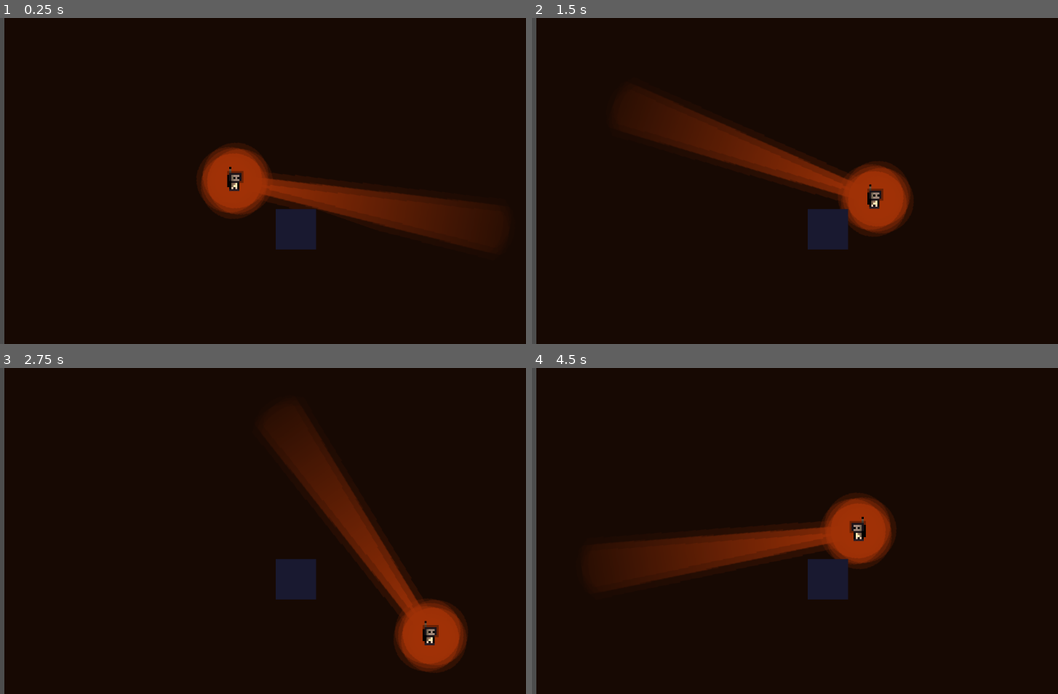
Above: before the commit, frames 1-4 (two rows, left to right).
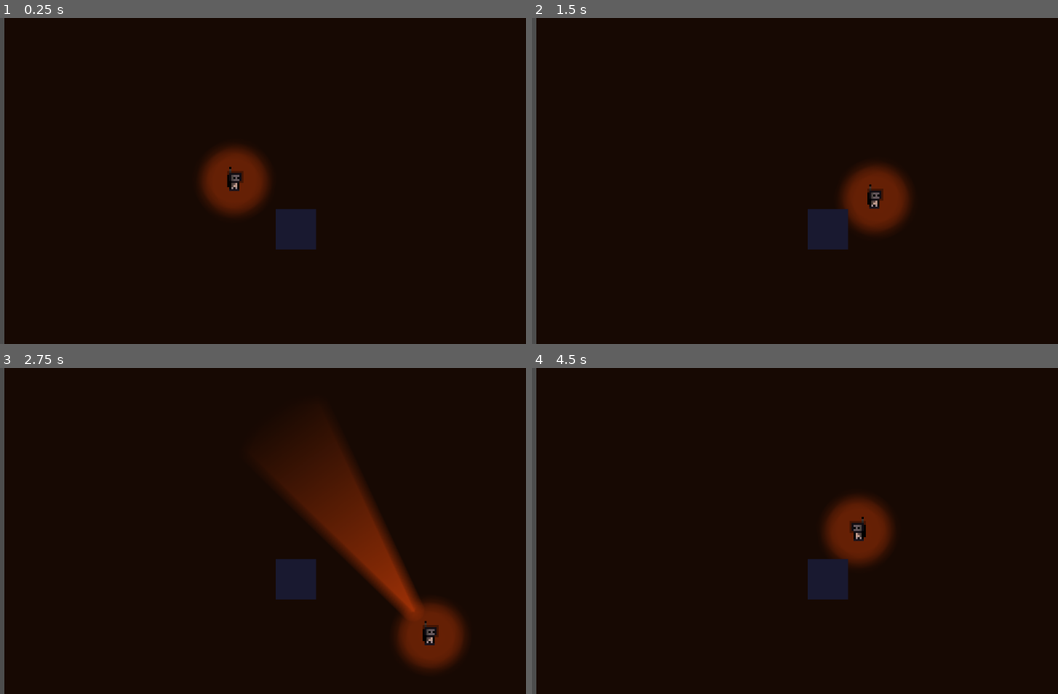
Above: after the commit, the same moments.

Repository: DonatoClemente/haphazard
Game: Godot game, scene res://Scenes/trey's_TEST_scene.tscn
The game is run twice, just before and just after one commit, with the same random seed, the same clock (stepped at 60 frames per second) and the same inputs. The engine's default icon, where the game draws it, is replaced by a stand-in: a white triangle on a blue panel in a dark square.
Inputs (mouse positions are in pixels of both pictures, inside the frame that each line leads up to):
- Up to frame 1 (0.25 s): no input
- Up to frame 2 (1.5 s): move the mouse to (894, 164) at 0.52 s; hold D (move_right) 0.53-1.28 s; click (894, 164) at 0.6 s; move the mouse to (652, 197) at 1.27 s; hold S (move_down) from 1.28 s (still down); click (652, 197) at 1.35 s
- Up to frame 3 (2.75 s): move the mouse to (294, 459) at 2.02 s; release S (move_down) at 2.03 s; hold D (move_right) from 2.03 s (still down); click (294, 459) at 2.1 s
- Up to frame 4 (4.5 s): move the mouse to (737, 596) at 2.77 s; release D (move_right) at 2.78 s; hold W (move_up) 2.78-3.53 s; click (737, 596) at 2.85 s; move the mouse to (942, 579) at 3.52 s; hold A (move_left) from 3.53 s (still down); click (942, 579) at 3.6 s; move the mouse to (595, 482) at 4.27 s; click (595, 482) at 4.35 s

The runs differ from the first frame. In frame 1, 6.4% of the frame differs, in the area x 38-95%, y 39-71%; in frame 2, 6.3%; in frame 3, 4.5%; in frame 4, 6.3%.

Commit message:
badass flashlight

Diff:
--- a/Scenes/trey's_TEST_scene.tscn
+++ b/Scenes/trey's_TEST_scene.tscn
@@ -1,7 +1,7 @@
 [gd_scene load_steps=17 format=3 uid="uid://dcsu4u7pqp7mi"]
 
 [ext_resource type="Texture2D" uid="uid://cpnahkg4p508e" path="res://Assets/Art/Player/Test_Player.png" id="1_2y7xu"]
-[ext_resource type="Script" path="res://Scripts/Player Scripts/player_movement_TEST.gd" id="1_o6pcy"]
+[ext_resource type="Script" path="res://Scripts/Player Scripts/player.gd" id="1_o6pcy"]
 [ext_resource type="Texture2D" uid="uid://uqaswo5mfpvd" path="res://Assets/Art/player_light_cone.png" id="3_q6is5"]
 [ext_resource type="Texture2D" uid="uid://d1qdqx8rqa53c" path="res://icon.svg" id="3_suqb7"]
 [ext_resource type="Script" path="res://Scripts/Player Scripts/FlashLight.gd" id="4_jd0km"]
@@ -82,7 +82,7 @@
 position = Vector2(0, 1)
 shape = SubResource("CircleShape2D_0k7rh")
 
-[node name="PointLight2D" type="PointLight2D" parent="Player"]
+[node name="Flashlight" type="PointLight2D" parent="Player"]
 light_mask = 2
 visibility_layer = 2
 rotation = 6.28319
--- a/Scripts/Player Scripts/FlashLight.gd
+++ b/Scripts/Player Scripts/FlashLight.gd
@@ -1,9 +1,22 @@
 extends PointLight2D
 
 var rotation_speed = 8.0  # Adjust to control the smoothness
+
+var flashlight_texture = preload("res://Assets/Art/player_light_cone.png")
+var default_texture = preload("res://Assets/Art/player_base_light.png")
+
+# Start off with no flashlight on
+func _ready() -> void:
+	texture = default_texture
 
 func _process(delta):
 	var player = get_tree().get_nodes_in_group("Player")[0]
 	var target_rotation = (get_global_mouse_position() - player.position).angle() - PI*.5
 	#look_at(get_global_mouse_position())
 	rotation = lerp_angle(rotation, target_rotation, delta * rotation_speed)
+
+func flashlight_on():
+	texture = flashlight_texture
+
+func flashlight_off():
+	texture = default_texture
--- /dev/null
+++ b/Scripts/Player Scripts/player.gd
@@ -0,0 +1,103 @@
+extends CharacterBody2D
+
+@export var speed: float = 69.0  # Maximum movement speed
+@export var acceleration: float = 600.0  # How fast the player accelerates
+@export var friction: float = 520.0  # How fast the player decelerates
+
+@onready var anim = $AnimatedSprite2D  # Reference to AnimatedSprite2D
+@onready var flashlight = $Flashlight # Reference to flashlight
+
+@export var flashlight_toggle: bool = false
+
+# Battery properties
+var max_charge: int = 2200  # Maximum battery charge
+var current_charge: int = 2200  # Current battery charge
+var is_draining: bool = false  # Whether the battery is being used
+
+func _physics_process(delta):
+	var input_vector = Vector2.ZERO
+
+	# Get input from WASD keys
+	if Input.is_action_pressed("move_up"):
+		input_vector.y -= 1
+	if Input.is_action_pressed("move_down"):
+		input_vector.y += 1
+	if Input.is_action_pressed("move_left"):
+		input_vector.x -= 1
+	if Input.is_action_pressed("move_right"):
+		input_vector.x += 1
+
+	# Normalize input vector to prevent faster diagonal movement
+	input_vector = input_vector.normalized()
+
+	# Apply acceleration if there's input, otherwise apply friction
+	if input_vector != Vector2.ZERO:
+		velocity = velocity.move_toward(input_vector * speed, acceleration * delta)
+	else:
+		velocity = velocity.move_toward(Vector2.ZERO, friction * delta)
+
+	# Move the character
+	move_and_slide()
+	handle_flashlight(delta)
+
+
+func _process(delta: float) -> void:
+	handle_animation()
+
+
+
+func handle_animation():
+	if velocity.length() > 0:
+		if abs(velocity.x) > abs(velocity.y):  # Moving left/right
+			anim.play("side")
+			anim.flip_h = velocity.x < 0  # Flip for left movement
+		elif velocity.y > 0:  # Moving down
+			anim.play("down")
+		else:  # Moving up
+			anim.play("up")
+	else:
+		anim.stop()  # Stops animation when idle
+
+func handle_flashlight(delta):
+	if current_charge <= 0 and flashlight_toggle:
+		flashlight.flashlight_off()
+		flashlight_toggle = false
+		set_active(false)
+
+	if current_charge <= 0:
+		pass
+
+
+	if flashlight_toggle:
+		drain_battery(delta)
+
+
+
+	if current_charge > 0 and Input.is_action_just_pressed("flashlight_toggle") and !flashlight_toggle:
+		flashlight.flashlight_on()
+		flashlight_toggle = true
+		set_active(true)
+
+	elif Input.is_action_just_pressed("flashlight_toggle") and flashlight_toggle:
+		flashlight.flashlight_off()
+		flashlight_toggle = false
+		set_active(false)
+
+# Function to drain battery gradually
+func drain_battery(delta):
+	current_charge -= delta
+	print("draining " , delta)
+	current_charge = max(current_charge, 0)  # Ensure it doesn't go below 0
+	if current_charge <= 0:
+		flashlight.flashlight_off()
+		flashlight_toggle = false
+		set_active(false)
+
+# Function to recharge the battery (if needed)
+func recharge(amount: int):
+	current_charge += amount
+	current_charge = min(current_charge, max_charge)  # Ensure it doesn't exceed max charge
+
+# Function to toggle battery usage
+func set_active(state: bool):
+	is_draining = state
--- a/Scripts/Player Scripts/player_movement_TEST.gd
+++ /dev/null
@@ -1,47 +0,0 @@
-extends CharacterBody2D
-
-@export var speed: float = 69.0  # Maximum movement speed
-@export var acceleration: float = 600.0  # How fast the player accelerates
-@export var friction: float = 520.0  # How fast the player decelerates
-
-@onready var anim = $AnimatedSprite2D  # Reference to AnimatedSprite2D
-
-func _physics_process(delta):
-	var input_vector = Vector2.ZERO
-
-	# Get input from WASD keys
-	if Input.is_action_pressed("move_up"):
-		input_vector.y -= 1
-	if Input.is_action_pressed("move_down"):
-		input_vector.y += 1
-	if Input.is_action_pressed("move_left"):
-		input_vector.x -= 1
-	if Input.is_action_pressed("move_right"):
-		input_vector.x += 1
-
-	# Normalize input vector to prevent faster diagonal movement
-	input_vector = input_vector.normalized()
-
-	# Apply acceleration if there's input, otherwise apply friction
-	if input_vector != Vector2.ZERO:
-		velocity = velocity.move_toward(input_vector * speed, acceleration * delta)
-	else:
-		velocity = velocity.move_toward(Vector2.ZERO, friction * delta)
-
-	# Move the character
-	move_and_slide()
-
-func _process(delta: float) -> void:
-	handle_animation()
-
-func handle_animation():
-	if velocity.length() > 0:
-		if abs(velocity.x) > abs(velocity.y):  # Moving left/right
-			anim.play("side")
-			anim.flip_h = velocity.x < 0  # Flip for left movement
-		elif velocity.y > 0:  # Moving down
-			anim.play("down")
-		else:  # Moving up
-			anim.play("up")
-	else:
-		anim.stop()  # Stops animation when idle
--- a/project.godot
+++ b/project.godot
@@ -37,12 +37,12 @@
 "events": [Object(InputEventKey,"resource_local_to_scene":false,"resource_name":"","device":-1,"window_id":0,"alt_press …(192 unchanged characters)…
 ]
 }
-Interact={
+interact={
 "deadzone": 0.5,
 "events": [Object(InputEventKey,"resource_local_to_scene":false,"resource_name":"","device":-1,"window_id":0,"alt_press …(192 unchanged characters)…
 ]
 }
-light_onOff={
+flashlight_toggle={
 "deadzone": 0.5,
 "events": [Object(InputEventMouseButton,"resource_local_to_scene":false,"resource_name":"","device":-1,"window_id":0,"a …(253 unchanged characters)…
 ]
Binary file changed: Assets/Art/player_base_light.png
Binary file changed: Assets/Art/player_light_cone.png
